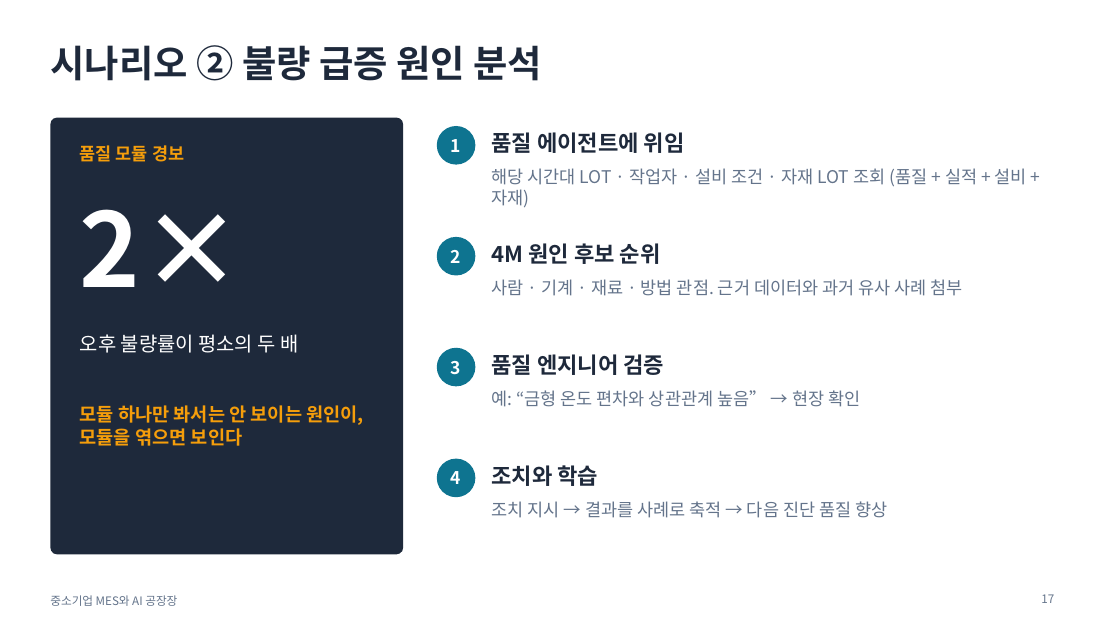
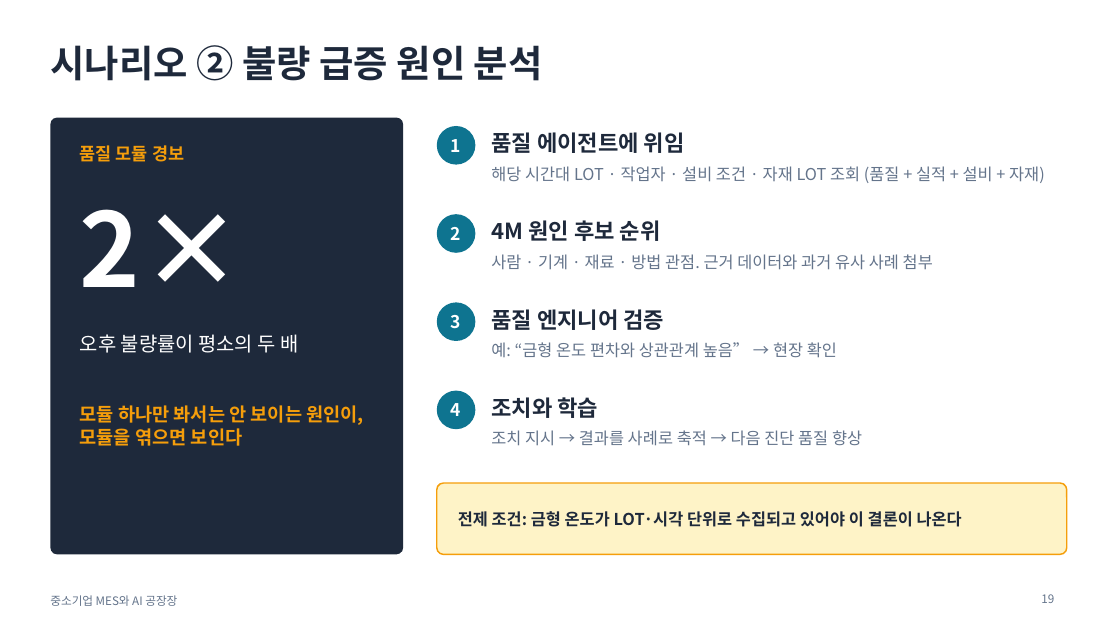
Before and after one commit to lucky-sugar-park/tech-review, a slide deck: slide 19 of lecture/mes-ai-plant-manager.pptx (slide 17 before the commit). Drawn at 1120x630 pixels with LibreOffice and Linux fonts; fonts in the diff are those of the drawing. Boxes give left, top, right and bottom in pixels: in the first picture for what was removed or moved away, otherwise in the second. Text is boxed around its words. In the diff, an @@ line names an element or a change of style, - is before the commit and + after.

```diff
--- a/lecture/mes-ai-plant-manager.pptx
+++ b/lecture/mes-ai-plant-manager.pptx
@@ 2 texts, 1 ellipse: place and size @@
-2 texts, 1 ellipse at <box>437,237,661,276</box>
+2 texts, 1 ellipse at <box>437,214,661,253</box>
@@ text "사람 · 기계 · 재료 ...": place and size @@
-text "사람 · 기계 · 재료 ..." at <box>491,279,963,296</box>
+text "사람 · 기계 · 재료 ..." at <box>491,254,933,270</box>
@@ text "품질 엔지니어 검증": place and size @@
-text "품질 엔지니어 검증" at <box>491,354,664,375</box>
+text "품질 엔지니어 검증" at <box>491,309,664,330</box>
@@ text "3": place and size @@
-text "3" at <box>451,361,461,375</box>
+text "3" at <box>451,315,461,329</box>
@@ ellipse: place and size @@
-ellipse at <box>437,459,476,497</box>
+ellipse at <box>437,302,476,341</box>
@@ text "예: “금형 온도 편차와 상관관계 ...": place and size @@
-text "예: “금형 온도 편차와 상관관계 ..." at <box>491,390,860,407</box>
+text "예: “금형 온도 편차와 상관관계 ..." at <box>491,342,837,358</box>
@@ text "조치와 학습": place and size @@
-text "조치와 학습" at <box>491,465,598,486</box>
+text "조치와 학습" at <box>491,397,598,418</box>
@@ text "4": place and size @@
-text "4" at <box>451,471,461,484</box>
+text "4" at <box>451,403,461,416</box>
@@ ellipse: place and size @@
-ellipse at <box>437,348,476,386</box>
+ellipse at <box>437,391,476,429</box>
@@ size 15 to 14 pt in 4 elements at <box>491,166,1045,183</box>, <box>491,254,933,270</box>, <box>491,342,837,358</box>, <box>491,430,862,446</box> @@
@@ text "조치 지시 → 결과를 사례로 ...": place and size @@
-text "조치 지시 → 결과를 사례로 ..." at <box>491,501,887,518</box>
+text "조치 지시 → 결과를 사례로 ..." at <box>491,430,862,446</box>
@@ rounded rectangle added at <box>437,483,1067,555</box>, fill #FEF3C7, outline #F59E0B 1.25 pt @@
@@ text added at <box>458,511,962,527</box>, 14 pt, text #1E293B, bold @@
+전제 조건: 금형 온도가 LOT·시각 단위로 수집되고 있어야 이 결론이 나온다
@@ page number at <box>1041,594,1054,603</box>: text changed @@
-17
+19
```
Also in this commit, not shown: 7 other slides changed, 4 slides added, 2 slides removed, 2 other files.
